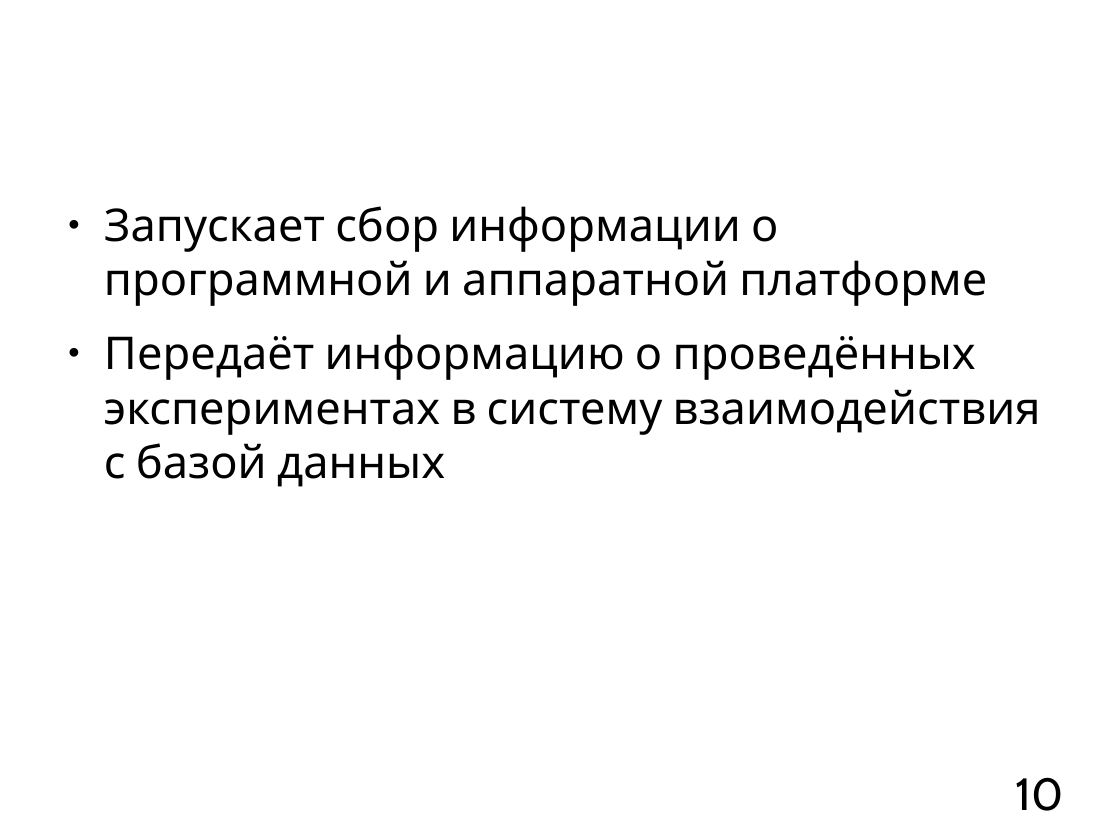
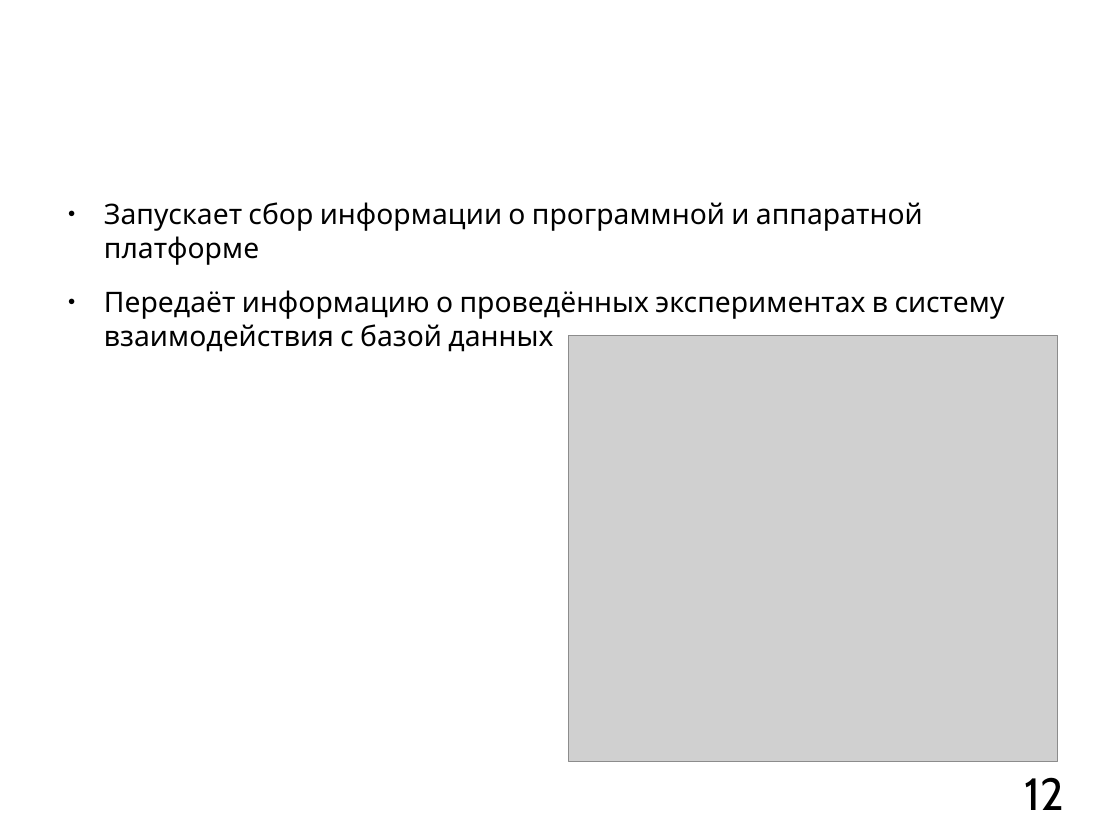
Before and after one commit to mkpankov/adaptor, a slide deck: slide 12 of diploma/defense/brochure.odp (slide 10 before the commit). Drawn at 1120x840 pixels with LibreOffice and Linux fonts; fonts in the diff are those of the drawing; grey boxes stand for pictures; background and template pictures are left out. Boxes give left, top, right and bottom in pixels: in the first picture for what was removed or moved away, otherwise in the second. Text is boxed around its words. In the diff, an @@ line names an element or a change of style, - is before the commit and + after.

Commit message:
Added a lot of pictures.

```diff
--- a/diploma/defense/brochure.odp
+++ b/diploma/defense/brochure.odp
@@ text "Запускает сбор информации о программной ..." at bbox=[104, 202, 1005, 352]: size 32 to 20 pt @@
@@ picture added at bbox=[569, 335, 1058, 762] @@
@@ page number at bbox=[1024, 777, 1064, 810]: text changed @@
-10
+12
```
Also in this commit, not shown: 6 other slides changed, 2 slides added, 2 slides removed.
